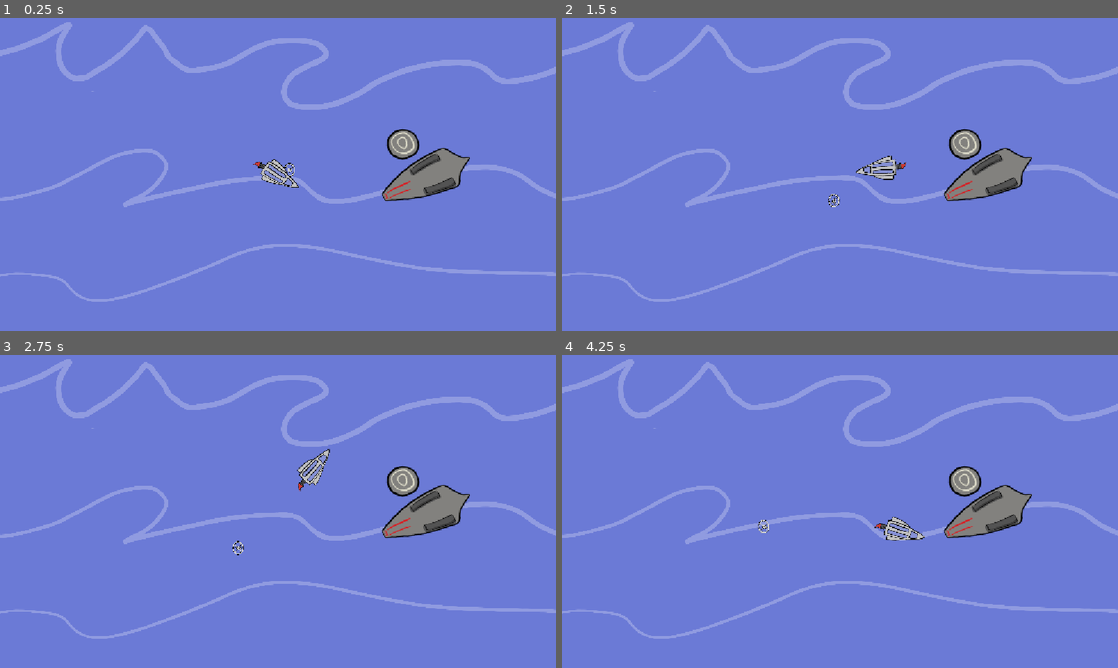
Above: before the commit, frames 1-4 (two rows, left to right).
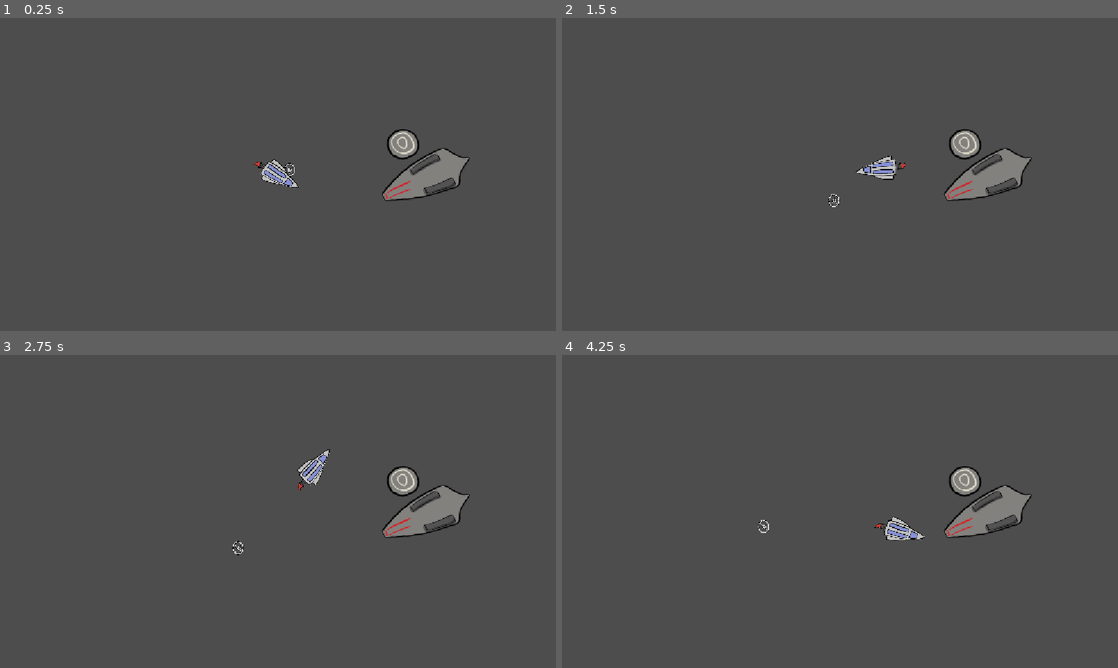
Above: after the commit, the same moments.

Repository: ecleaver/GoDot-GameCourse
Game: Godot game, scene res://Scenes/Ocean/Ocean.tscn
Same seed, same stepped clock (60 frames per second), same inputs: the game is played once before the commit and once after it. Before the commit the project starts from res://Scenes/Ocean/Scripts/Ocean.tscn.
Inputs (mouse positions are in pixels of both pictures, inside the frame that each line leads up to):
- Up to frame 1 (0.25 s): no input
- Up to frame 2 (1.5 s): tap Enter (ui_accept) at 0.5, 0.77 s; move the mouse to (962, 158) at 0.52 s; hold Right (ui_right) 0.53-1.28 s; move the mouse to (728, 190) at 1.27 s; hold Left (ui_left) from 1.28 s (still down)
- Up to frame 3 (2.75 s): tap Enter (ui_accept) at 1.52 s; move the mouse to (333, 442) at 2.02 s; release Left (ui_left) at 2.03 s; hold Right (ui_right) from 2.03 s (still down)
- Up to frame 4 (4.25 s): move the mouse to (812, 574) at 2.77 s; tap Enter (ui_accept) at 3.02, 3.77 s; move the mouse to (1006, 558) at 3.52 s; release Right (ui_right) at 3.53 s; hold Left (ui_left) from 3.53 s (still down)

The runs differ from the first frame. In frame 1, 98% of the frame differs, in the area x 0-100%, y 0-100%; in frame 2, 98%; in frame 3, 98%; in frame 4, 98%.

Commit message:
Updated Notes

Diff:
--- a/foundations/Scenes/Ocean/Scripts/Ocean.tscn
+++ b/foundations/Scenes/Ocean/Ocean.tscn
@@ -1,6 +1,5 @@
 [gd_scene format=3 uid="uid://dme6rb7r3k85k"]
 
-[ext_resource type="Texture2D" uid="uid://c0w6mj1tt3jng" path="res://waves.png" id="1_t11xa"]
 [ext_resource type="Script" uid="uid://o1mpnu2dt751" path="res://Scenes/Ocean/Scripts/Ocean.gd" id="1_y20wh"]
 [ext_resource type="Texture2D" uid="uid://b5vaih5wmt3sk" path="res://Assets/Plane/Plane0000.png" id="2_4wd1y"]
 [ext_resource type="Texture2D" uid="uid://r65rvb3n1e8p" path="res://Assets/Plane/Plane0001.png" id="3_qeolc"]
@@ -90,12 +89,6 @@
 [node name="Ocean" type="Node2D" unique_id=678164067]
 script = ExtResource("1_y20wh")
 
-[node name="water2d" type="Sprite2D" parent="." unique_id=1969492461]
-z_index = -1
-position = Vector2(574, 325)
-scale = Vector2(0.30078125, 0.30046296)
-texture = ExtResource("1_t11xa")
-
 [node name="HilcopperAnimated2d" type="AnimatedSprite2D" parent="." unique_id=998153001]
 position = Vector2(329, 154)
 rotation = 1.5707964
--- a/foundations/Scenes/Ocean/Scripts/Ocean.gd
+++ b/foundations/Scenes/Ocean/Scripts/Ocean.gd
@@ -8,7 +8,6 @@
 @onready var speed : float = .6
 @onready var pos_x : float = 500
 @onready var pos_y : float = 300
-@onready var positions : Array = []
 @onready var move : float = 0
 const MAX_X : int = 1100
 const MIN_XY : int = 30
@@ -17,7 +16,7 @@
 @onready var plane_rotate : float = 0
 
 func createCircle (sprit : AnimatedSprite2D, radius, angle, pos_x, pos_y):
-	var positions = [radius * cos(angle) + pos_x, radius * sin(angle) + pos_y]
+	var positions : Array[float] = [radius * cos(angle) + pos_x, radius * sin(angle) + pos_y]
 	sprit.position.x = positions[0]
 	sprit.position.y = positions[1]
 
Renamed: foundations/waves.png -> foundations/Assets/waves.png
Not shown, changed: foundations/Assets/waves.png.import
